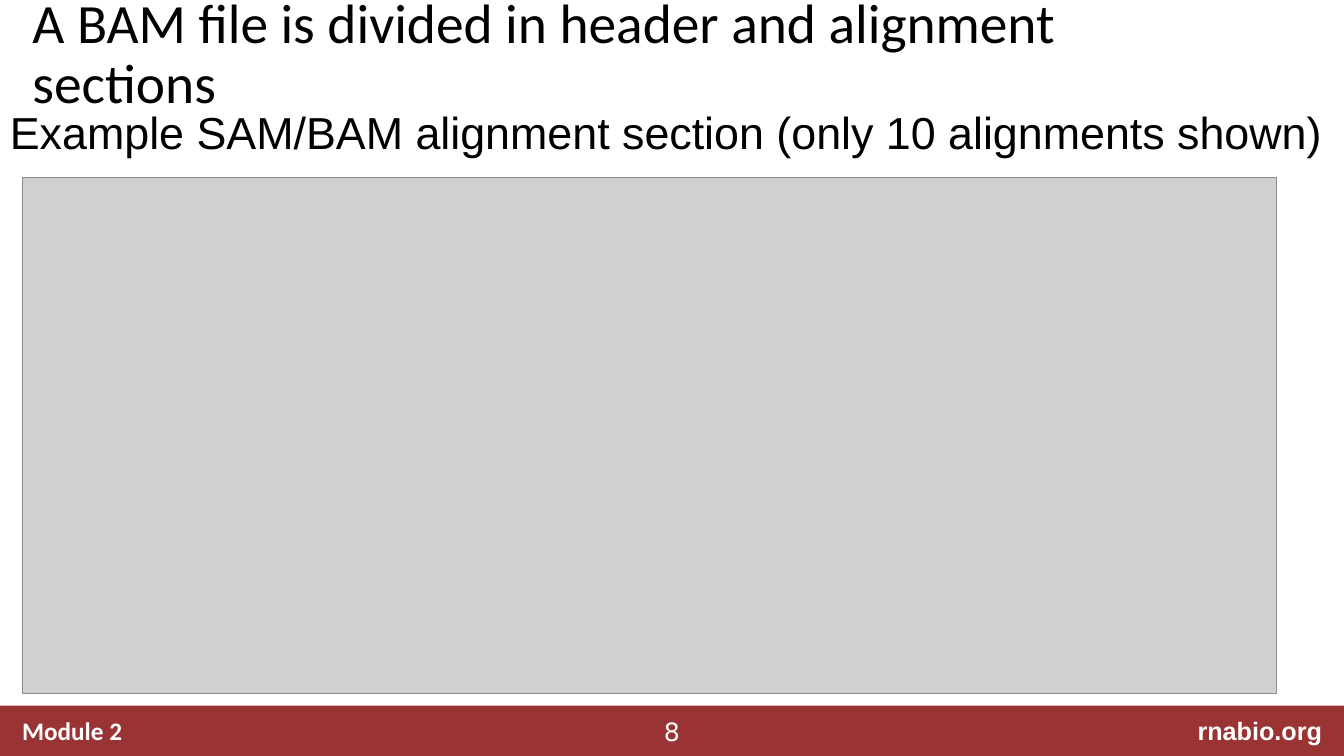
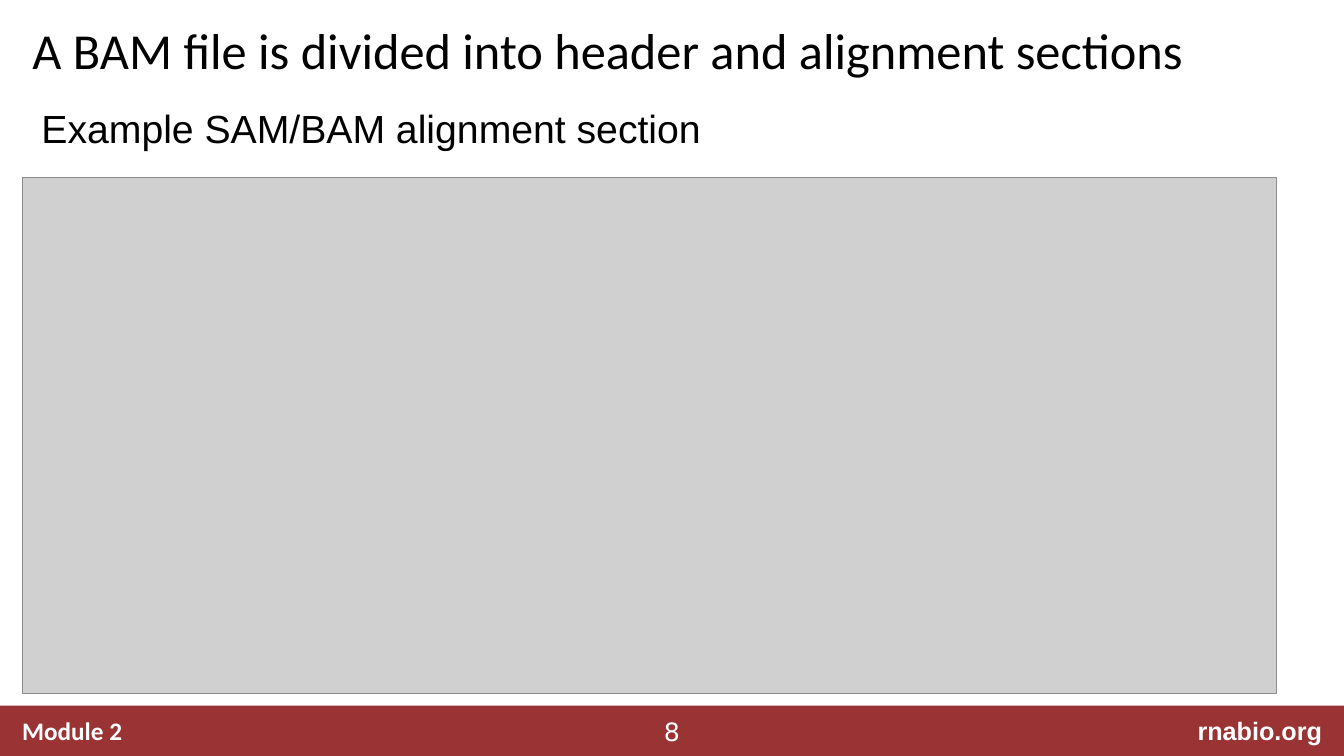
Before and after one commit to griffithlab/rnabio.org, a slide deck: slide 8 of assets/lectures/cbw/2024/mini/RNASeq_MiniLecture_02_03_SAM_BAM_BED.pptx. Drawn at 1344x756 pixels with LibreOffice and Linux fonts; fonts in the diff are those of the drawing; grey boxes stand for pictures. Boxes give left, top, right and bottom in pixels: in the first picture for what was removed or moved away, otherwise in the second. Text is boxed around its words. In the diff, an @@ line names an element or a change of style, - is before the commit and + after.

```diff
--- a/assets/lectures/cbw/2024/mini/RNASeq_MiniLecture_02_03_SAM_BAM_BED.pptx
+++ b/assets/lectures/cbw/2024/mini/RNASeq_MiniLecture_02_03_SAM_BAM_BED.pptx
@@ title at (32,34,1183,78): text changed; size 39.6 to 36 pt @@
-A BAM file is divided in header and alignment sections
+A BAM file is divided into header and alignment sections
@@ text at (41,114,701,151): text changed; size 32 to 28 pt @@
-Example SAM/BAM alignment section (only 10 alignments shown)
+Example SAM/BAM alignment section
```
Also in this commit, not shown: 2 other slides changed, 3 other files.
